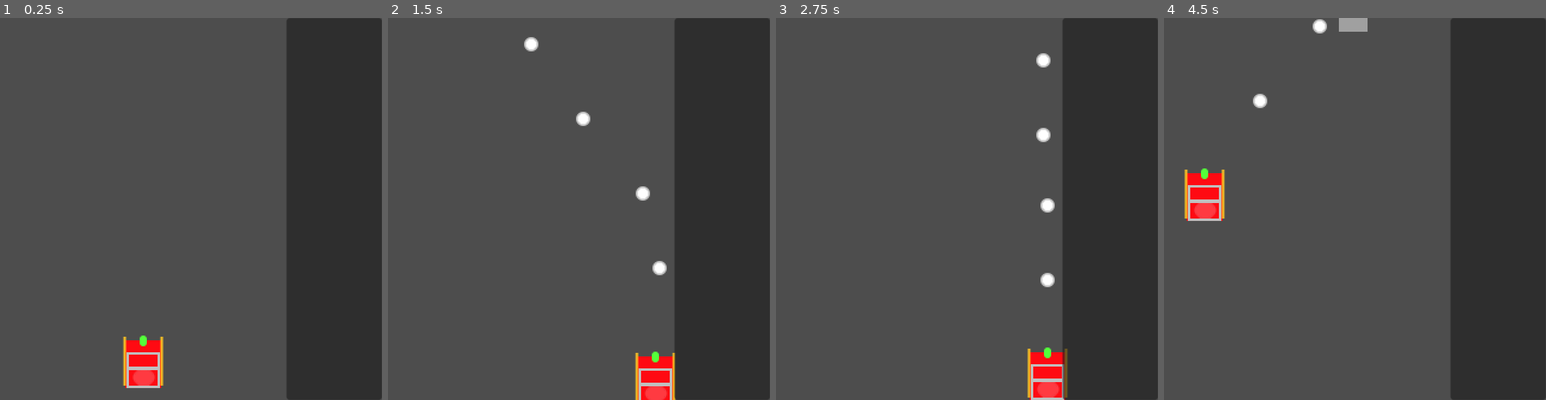
Above: before the commit, frames 1-4 (left to right).
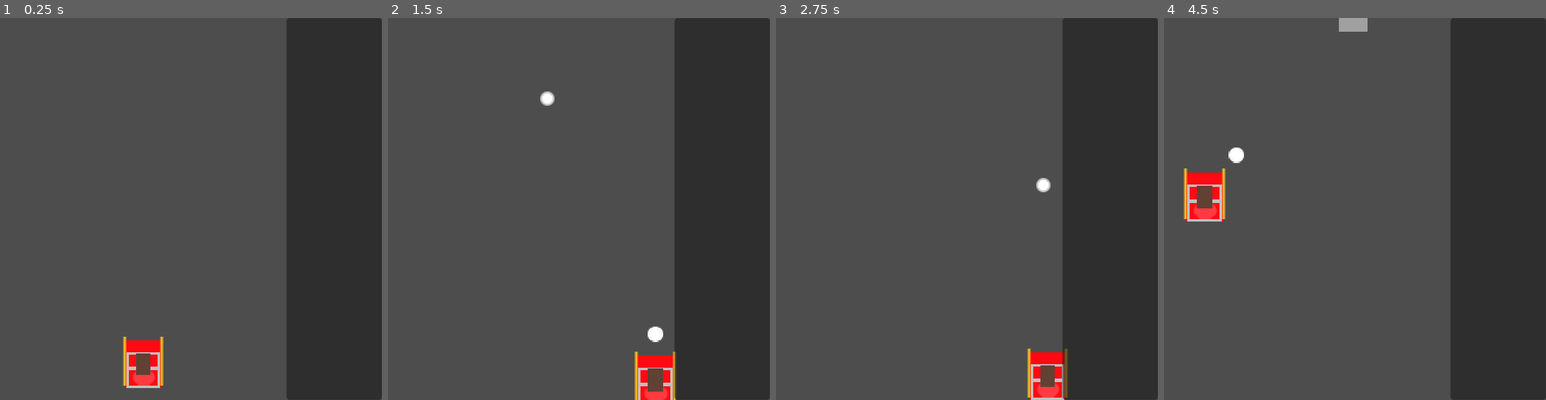
Above: after the commit, the same moments.

Repository: Zoidmania/gdex-2023-winter
Game: Godot game, scene res://stages/stage_north_america.tscn
Same seed, same stepped clock (60 frames per second), same inputs: the game is played once before the commit and once after it. The engine's default icon, where the game draws it, is replaced by a stand-in: a white triangle on a blue panel in a dark square.
Inputs:
- Up to frame 1 (0.25 s): no input
- Up to frame 2 (1.5 s): hold Right (santa_move_right) 0.53-1.28 s; tap Space (santa_shoot) at 0.6, 1.35 s; hold Down (santa_move_down) from 1.28 s (still down)
- Up to frame 3 (2.75 s): release Down (santa_move_down) at 2.03 s; hold Right (santa_move_right) from 2.03 s (still down); tap Space (santa_shoot) at 2.1 s
- Up to frame 4 (4.5 s): release Right (santa_move_right) at 2.78 s; hold Up (santa_move_up) 2.78-3.53 s; tap Space (santa_shoot) at 2.85, 3.6, 4.35 s; hold Left (santa_move_left) from 3.53 s (still down)

The runs differ from the first frame. In frame 1, 0.3% of the frame differs, in the area x 35-40%, y 83-94%; in frame 2, 1.2%, in the area x 35-76%, y 5-100%; in frame 3, 0.8%; in frame 4, 0.9%.

Commit message:
weapon scene

Diff:
--- a/src/components/destroyed_component.gd
+++ b/src/components/destroyed_component.gd
@@ -7,7 +7,7 @@
 
 
 @export var actor: Node2D
-@export var stats_component: StatsComponent
+@export var health_component: HealthComponent
 # Export and grab access to a spawner component so we can create an effect on death
 @export var destroy_effect_spawner_component: SpawnerComponent
 
@@ -17,7 +17,7 @@
 ## Connects the `no_health` signal on our stats to the `destroy` function.
 func _ready() -> void:
 
-    stats_component.no_health.connect(destroy)
+    health_component.no_health.connect(destroy)
 
 
 ## Creates an effect from the associated `destroy_effect_spawner_component` and frees the associated
--- a/src/components/hurtbox_component.gd
+++ b/src/components/hurtbox_component.gd
@@ -6,7 +6,8 @@
 ## Based on the component written by HeartBeast.
 
 
-@export var stats_component: StatsComponent
+@export var health_component: HealthComponent
+@export var scale_component: ScaleComponent
 
 
 ## Indicates that this [HurtboxComponent] cannot be damaged, meaning that all child collision shapes
@@ -33,6 +34,8 @@
 ## equal to the damage from the associated [HitBoxComponent].
 func _ready() -> void:
 
-    self.hurt.connect(func(hitbox_component: HitboxComponent):
-        stats_component.health -= hitbox_component.damage
+    self.hurt.connect(
+        func(hitbox_component: HitboxComponent):
+            health_component.health -= hitbox_component.damage
+            scale_component.tween_scale()
     )
--- a/src/components/scale_component.gd
+++ b/src/components/scale_component.gd
@@ -28,4 +28,6 @@
     tween.tween_property(sprite, "scale", scale_amount, scale_duration * 0.1).from_current()
 
     # Finally, scale to a value of 1 for the other 9/10ths of the scale duration.
-    tween.tween_property(sprite, "scale", Vector2.ONE, scale_duration * 0.9).from(scale_amount)
+    tween.tween_property(
+        sprite, "scale", Vector2.ONE, scale_duration * 0.9
+    ).from(scale_amount)
--- a/src/components/stats_component.gd
+++ b/src/components/stats_component.gd
@@ -1,4 +1,4 @@
-class_name StatsComponent
+class_name HealthComponent
 extends Node
 ## Tracks statistics about an actor.
 ##
--- a/src/enemies/enemy.gd
+++ b/src/enemies/enemy.gd
@@ -16,7 +16,7 @@
 
 @onready var hitbox_component: HitboxComponent = $HitboxComponent
 @onready var hurtbox_component: HurtboxComponent = $HurtboxComponent
-@onready var stats_component: StatsComponent = $StatsComponent
+@onready var health_component: HealthComponent = $HealthComponent
 @onready var destroyed_component: DestroyedComponent = $DestroyedComponent
 
 @onready var score_component: ScoreComponent = $ScoreComponent
@@ -35,7 +35,7 @@
     x_margin = visible_on_screen_notifier_2d.get_rect().size.x / 2
     y_margin = visible_on_screen_notifier_2d.get_rect().size.y / 2
 
-    stats_component.no_health.connect(func():
+    health_component.no_health.connect(func():
         score_component.adjust_score()
     )
 
@@ -47,5 +47,5 @@
         shake_component.tween_shake()
     )
 
-    stats_component.no_health.connect(queue_free)
+    health_component.no_health.connect(queue_free)
     hitbox_component.hit_hurtbox.connect(destroyed_component.destroy.unbind(1))
--- a/src/enemies/enemy.tscn
+++ b/src/enemies/enemy.tscn
@@ -27,16 +27,17 @@
 collision_layer = 0
 script = ExtResource("1_jqks7")
 
-[node name="HurtboxComponent" type="Area2D" parent="." node_paths=PackedStringArray("stats_component")]
+[node name="HurtboxComponent" type="Area2D" parent="." node_paths=PackedStringArray("health_component", "scale_component")]
 collision_layer = 2
 collision_mask = 0
 script = ExtResource("2_butr8")
-stats_component = NodePath("../StatsComponent")
+health_component = NodePath("../HealthComponent")
+scale_component = NodePath("../ScaleComponent")
 
-[node name="DestroyedComponent" type="Node" parent="." node_paths=PackedStringArray("actor", "stats_component", "destroy_effect_spawner_component")]
+[node name="DestroyedComponent" type="Node" parent="." node_paths=PackedStringArray("actor", "health_component", "destroy_effect_spawner_component")]
 script = ExtResource("4_6hkh1")
 actor = NodePath("..")
-stats_component = NodePath("../StatsComponent")
+health_component = NodePath("../HealthComponent")
 destroy_effect_spawner_component = NodePath("../DestroyedSpawnerComponent")
 
 [node name="FlashComponent" type="Node" parent="." node_paths=PackedStringArray("sprite")]
@@ -63,5 +64,5 @@
 script = ExtResource("10_cklcf")
 scene = ExtResource("11_qjag2")
 
-[node name="StatsComponent" type="Node" parent="."]
+[node name="HealthComponent" type="Node" parent="."]
 script = ExtResource("11_qxrex")
--- a/src/player/sleigh.gd
+++ b/src/player/sleigh.gd
@@ -1,14 +1,16 @@
+class_name Sleigh
 extends Node2D
+## Represents the player sleigh.
 
 
-@onready var muzzle: Marker2D = $Muzzle
-@onready var projectile_spawner_component: SpawnerComponent = $ProjectileSpawnerComponent
+## Must be a subclass of Projectile
+@export var weapon: PackedScene
 
-@onready var fire_rate_timer: Timer = $FireRateTimer
 
 @onready var scale_component: ScaleComponent = $ScaleComponent
 @onready var move_component: MoveComponent = $MoveComponent
 @onready var bounding_box: CollisionShape2D = $HurtboxComponent/CollisionShape2D
+@onready var weapon_mount: Marker2D = $SpriteAnchor/WeaponMount
 
 
 # Set in ready().
@@ -23,26 +25,32 @@
 
 ## Called when the node enters the scene tree for the first time.
 ##
-## Connects the fire rate timeout.
+## Computes the margins of the actor, and mounts the default weapon.
 func _ready() -> void:
-
-    fire_rate_timer.timeout.connect(fire_projectile)
 
     # Set the margin equal to half the width of the hurtbox..
     x_margin = bounding_box.shape.get_rect().size.x / 2
     y_margin = bounding_box.shape.get_rect().size.y / 2
 
-## Spawns lasers from the muzzle locations.
-func fire_projectile() -> void:
+    # Mount the starting weapon on init.
+    switch_weapon(weapon)
 
-    projectile_spawner_component.spawn(muzzle.global_position)
-    scale_component.tween_scale()
+
+## Switches the weapon mounted on the sleigh to the given weapon scene.
+func switch_weapon(scene: PackedScene) -> void:
+
+    weapon = scene
+    var instance = weapon.instantiate()
+    weapon_mount.add_child(instance)
+    instance.global_position = weapon_mount.global_position
 
 
 ## Called every frame.
 ##
 ## Clamps the position of the assocaited actor within the borders of the playable area, accounting
 ## for the associated margin.
+##
+## Also scales the sleigh briefly when firing.
 func _process(delta: float) -> void:
 
     self.global_position.x = clamp(
@@ -52,3 +60,6 @@
     self.global_position.y = clamp(
         self.global_position.y, top_border+y_margin, bottom_border-y_margin
     )
+
+    if Input.is_action_just_pressed("santa_shoot"):
+        scale_component.tween_scale()
--- a/src/player/sleigh.tscn
+++ b/src/player/sleigh.tscn
@@ -1,7 +1,8 @@
-[gd_scene load_steps=14 format=3 uid="uid://bh6x3atb6ibqq"]
+[gd_scene load_steps=15 format=3 uid="uid://bh6x3atb6ibqq"]
 
 [ext_resource type="Script" path="res://player/sleigh.gd" id="1_1sigw"]
 [ext_resource type="Texture2D" uid="uid://7khkam8vpnix" path="res://assets/player-proto/sleigh.png" id="2_m5w7w"]
+[ext_resource type="PackedScene" uid="uid://btkcgktcgydvg" path="res://weapons/snowball_cannon.tscn" id="3_hbrjt"]
 [ext_resource type="Script" path="res://components/hurtbox_component.gd" id="4_6y4jf"]
 [ext_resource type="Script" path="res://components/destroyed_component.gd" id="6_lkdr4"]
 [ext_resource type="Script" path="res://components/move_component.gd" id="7_3bsw0"]
@@ -10,37 +11,42 @@
 [ext_resource type="Script" path="res://components/spawner_component.gd" id="10_7c0i7"]
 [ext_resource type="Script" path="res://components/scale_component.gd" id="10_21hik"]
 [ext_resource type="Script" path="res://components/stats_component.gd" id="11_1edf7"]
-[ext_resource type="PackedScene" uid="uid://i2xyvfr5imbt" path="res://projectiles/snowball_projectile.tscn" id="11_ugahy"]
+[ext_resource type="Script" path="res://components/flash_component.gd" id="11_2kk36"]
 [ext_resource type="PackedScene" uid="uid://d4du2p75v33rv" path="res://effects/explosion_effect.tscn" id="13_oytdb"]
 
 [sub_resource type="RectangleShape2D" id="RectangleShape2D_mcae1"]
 size = Vector2(32, 40)
 
-[node name="sleigh" type="Node2D"]
+[node name="Sleigh" type="Node2D"]
 script = ExtResource("1_1sigw")
+weapon = ExtResource("3_hbrjt")
 
 [node name="SpriteAnchor" type="Node2D" parent="."]
 
-[node name="Sleigh" type="Sprite2D" parent="SpriteAnchor"]
+[node name="SleighSprite" type="Sprite2D" parent="SpriteAnchor"]
 texture = ExtResource("2_m5w7w")
 
-[node name="Muzzle" type="Marker2D" parent="."]
-position = Vector2(0, -22)
+[node name="WeaponMount" type="Marker2D" parent="SpriteAnchor"]
 
-[node name="HurtboxComponent" type="Area2D" parent="." node_paths=PackedStringArray("stats_component")]
+[node name="HurtboxComponent" type="Area2D" parent="." node_paths=PackedStringArray("health_component", "scale_component")]
 collision_mask = 0
 script = ExtResource("4_6y4jf")
-stats_component = NodePath("../StatsComponent")
+health_component = NodePath("../HealthComponent")
+scale_component = NodePath("../ScaleComponent")
 
 [node name="CollisionShape2D" type="CollisionShape2D" parent="HurtboxComponent"]
 shape = SubResource("RectangleShape2D_mcae1")
 debug_color = Color(0.917647, 0.196078, 0.517647, 0.419608)
 
-[node name="DestroyedComponent" type="Node" parent="." node_paths=PackedStringArray("actor", "stats_component", "destroy_effect_spawner_component")]
+[node name="DestroyedComponent" type="Node" parent="." node_paths=PackedStringArray("actor", "health_component", "destroy_effect_spawner_component")]
 script = ExtResource("6_lkdr4")
 actor = NodePath("..")
-stats_component = NodePath("../StatsComponent")
+health_component = NodePath("../HealthComponent")
 destroy_effect_spawner_component = NodePath("../ExplosionSpawnerComponent")
+
+[node name="HealthComponent" type="Node" parent="."]
+script = ExtResource("11_1edf7")
+health = 30
 
 [node name="MoveComponent" type="Node" parent="." node_paths=PackedStringArray("actor")]
 script = ExtResource("7_3bsw0")
@@ -51,25 +57,18 @@
 move_component = NodePath("../MoveComponent")
 speed = 200
 
-[node name="ScaleComponent" type="Node" parent="." node_paths=PackedStringArray("sprite")]
-script = ExtResource("10_21hik")
-sprite = NodePath("../SpriteAnchor/Sleigh")
-scale_amount = Vector2(1.2, 1.2)
-
 [node name="PositionClampComponent" type="Node2D" parent="." node_paths=PackedStringArray("actor")]
 script = ExtResource("9_upmwn")
 actor = NodePath("..")
 
-[node name="ProjectileSpawnerComponent" type="Node2D" parent="."]
-script = ExtResource("10_7c0i7")
-scene = ExtResource("11_ugahy")
+[node name="ScaleComponent" type="Node" parent="." node_paths=PackedStringArray("sprite")]
+script = ExtResource("10_21hik")
+sprite = NodePath("../SpriteAnchor/SleighSprite")
+scale_amount = Vector2(1.2, 1.2)
 
-[node name="FireRateTimer" type="Timer" parent="."]
-wait_time = 0.25
-autostart = true
-
-[node name="StatsComponent" type="Node" parent="."]
-script = ExtResource("11_1edf7")
+[node name="FlashComponent" type="Node" parent="." node_paths=PackedStringArray("sprite")]
+script = ExtResource("11_2kk36")
+sprite = NodePath("../SpriteAnchor/SleighSprite")
 
 [node name="ExplosionSpawnerComponent" type="Node2D" parent="."]
 script = ExtResource("10_7c0i7")
--- a/src/projectiles/projectile.gd
+++ b/src/projectiles/projectile.gd
@@ -1,3 +1,4 @@
+class_name Projectile
 extends Node2D
 
 
--- /dev/null
+++ b/src/weapons/snowball_cannon.tscn
@@ -0,0 +1,16 @@
+[gd_scene load_steps=4 format=3 uid="uid://btkcgktcgydvg"]
+
+[ext_resource type="PackedScene" uid="uid://ckh3rdrsh87s7" path="res://weapons/weapon.tscn" id="1_7sp4p"]
+[ext_resource type="Texture2D" uid="uid://b4isbe6r2u3mk" path="res://assets/player-proto/weapon.png" id="2_sj14q"]
+[ext_resource type="PackedScene" uid="uid://i2xyvfr5imbt" path="res://projectiles/snowball_projectile.tscn" id="3_taycd"]
+
+[node name="SnowballCannon" instance=ExtResource("1_7sp4p")]
+
+[node name="WeaponSprite" parent="." index="0"]
+texture = ExtResource("2_sj14q")
+
+[node name="Muzzle" parent="." index="1"]
+position = Vector2(0, -6)
+
+[node name="ProjectileSpawner" parent="." index="2"]
+scene = ExtResource("3_taycd")
--- /dev/null
+++ b/src/weapons/weapon.gd
@@ -0,0 +1,23 @@
+class_name Weapon
+extends Node2D
+
+
+@onready var muzzle: Marker2D = $Muzzle
+@onready var projectile_spawner: SpawnerComponent = $ProjectileSpawner
+@onready var scale_component: ScaleComponent = $ScaleComponent
+
+
+## Called every frame. 'delta' is the elapsed time since the previous frame.
+func _process(delta: float) -> void:
+
+    if Input.is_action_just_pressed("santa_shoot"):
+        fire_projectile()
+
+
+## Causes the associated [SpawnerComponent] to create a projectile.
+##
+## The projectile's speed is controlled by the [Projectile]'s [MoveComponent].
+func fire_projectile() -> void:
+
+    projectile_spawner.spawn(muzzle.global_position)
+    scale_component.tween_scale()
--- /dev/null
+++ b/src/weapons/weapon.tscn
@@ -0,0 +1,19 @@
+[gd_scene load_steps=4 format=3 uid="uid://ckh3rdrsh87s7"]
+
+[ext_resource type="Script" path="res://weapons/weapon.gd" id="1_2obk6"]
+[ext_resource type="Script" path="res://components/spawner_component.gd" id="1_he18o"]
+[ext_resource type="Script" path="res://components/scale_component.gd" id="2_y5e0e"]
+
+[node name="Weapon" type="Node2D"]
+script = ExtResource("1_2obk6")
+
+[node name="WeaponSprite" type="Sprite2D" parent="."]
+
+[node name="Muzzle" type="Marker2D" parent="."]
+
+[node name="ProjectileSpawner" type="Node2D" parent="."]
+script = ExtResource("1_he18o")
+
+[node name="ScaleComponent" type="Node" parent="." node_paths=PackedStringArray("sprite")]
+script = ExtResource("2_y5e0e")
+sprite = NodePath("../WeaponSprite")
Binary file changed: src/assets/player-proto/sleigh.png
Binary file added: src/assets/player-proto/weapon.png
Not shown, added: src/assets/player-proto/weapon.png.import
